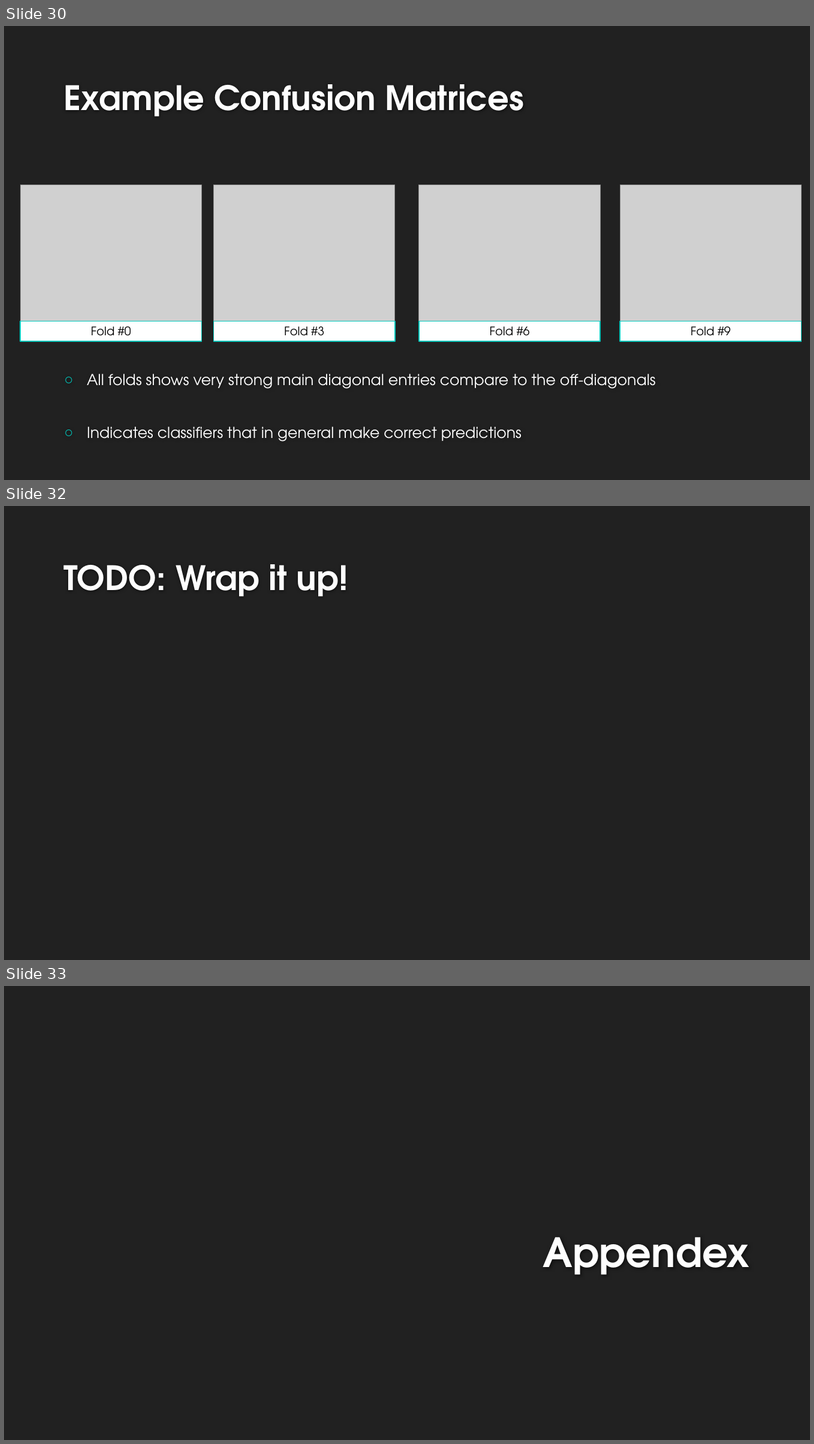
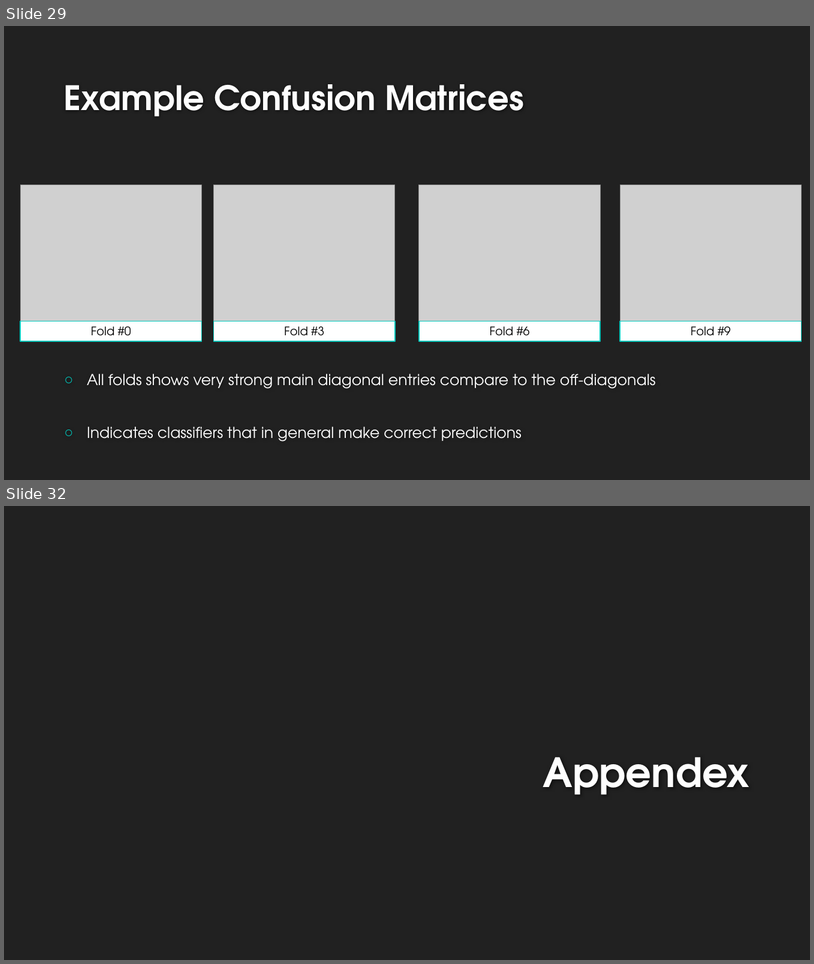
Before and after one commit to landonbuell/Buell-Masters-Project, a slide deck: milestones/BUELL_ENGR6970_Milestone04.pptx. Shown one above the other, each under a label of ours: slides 30, 32 and 33 before the commit, slides 29 and 32 after it; the slides between them are not shown. The pictures are 814x1444 and 814x964 pixels, drawn with LibreOffice and Linux fonts; fonts in the diff are those of the drawing; grey boxes stand for pictures; background and template pictures are left out. Boxes give left, top, right and bottom in pixels: in the first picture for what was removed or moved away, otherwise in the second. Text is boxed around its words. In the diff, an @@ line names an element or a change of style, - is before the commit and + after.

```diff
--- a/milestones/BUELL_ENGR6970_Milestone04.pptx
+++ b/milestones/BUELL_ENGR6970_Milestone04.pptx
@@ slide 32 removed at [4,506,810,960], background #212121 @@
@@ title removed at [63,564,348,597] @@
-TODO: Wrap it up!
@@ what was slide 30 is now slide 29 @@
@@ what was slide 33 is now slide 32 @@
```
Also in this commit, not shown: 5 slides changed, 3 slides added, 3 other slides removed.
